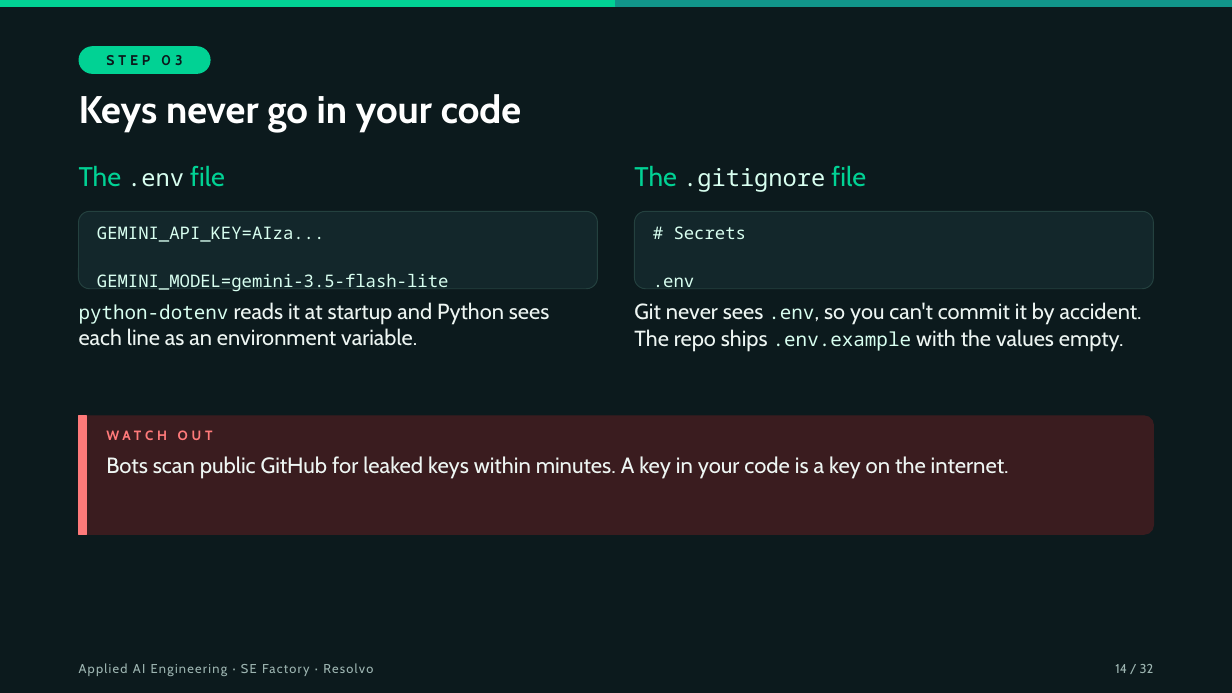
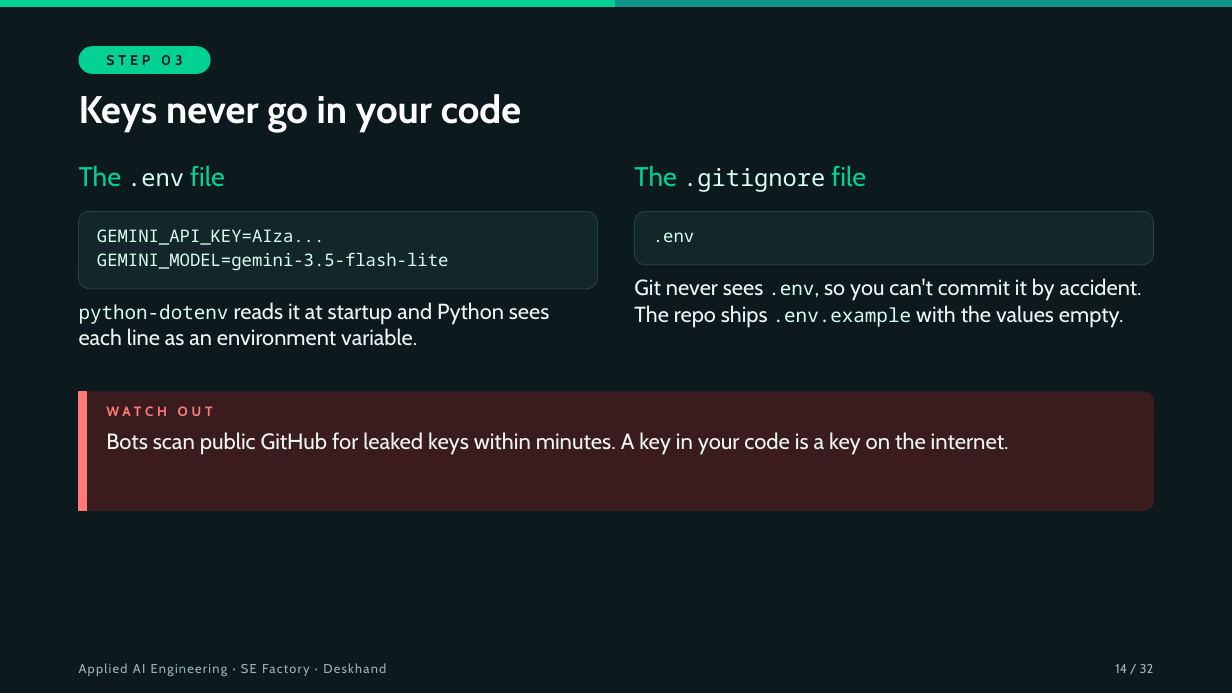
Before and after one commit to hasankanaan26/prep-kit, a slide deck: slide 14 of slides/session-00.pptx. Drawn at 1232x693 pixels with LibreOffice and Linux fonts; fonts in the diff are those of the drawing. Boxes give left, top, right and bottom in pixels: in the first picture for what was removed or moved away, otherwise in the second. Text is boxed around its words. In the diff, an @@ line names an element or a change of style, - is before the commit and + after.

```diff
--- a/slides/session-00.pptx
+++ b/slides/session-00.pptx
@@ text "GEMINI_API_KEY=AIza..." rewrapped from [97, 226, 448, 291] to [97, 229, 448, 271] @@
@@ rounded rectangle: place and size @@
-rounded rectangle at [635, 212, 1154, 289]
+rounded rectangle at [635, 212, 1154, 265]
@@ rounded rectangle at [635, 212, 1154, 265]: proportions changed @@
@@ text at [674, 226, 746, 239]: paragraph removed @@
-# Secrets
@@ 3 texts, 1 rounded rectangle, 1 rectangle: place and size @@
-3 texts, 1 rounded rectangle, 1 rectangle at [79, 302, 1153, 534]
+3 texts, 1 rounded rectangle, 1 rectangle at [79, 278, 1153, 510]
@@ text at [79, 663, 386, 676]: text changed @@
-Applied AI Engineering · SE Factory · Resolvo
+Applied AI Engineering · SE Factory · Deskhand
```
Also in this commit, not shown: 31 other slides changed, 6 other files.
